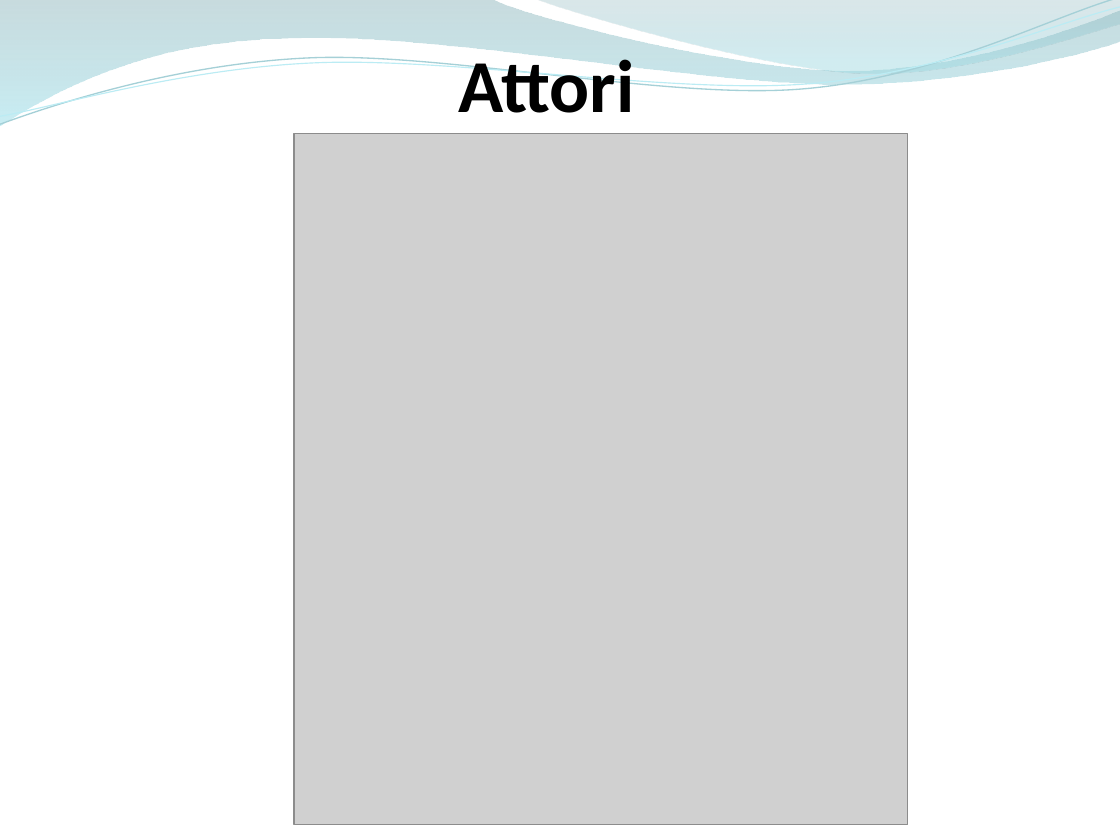
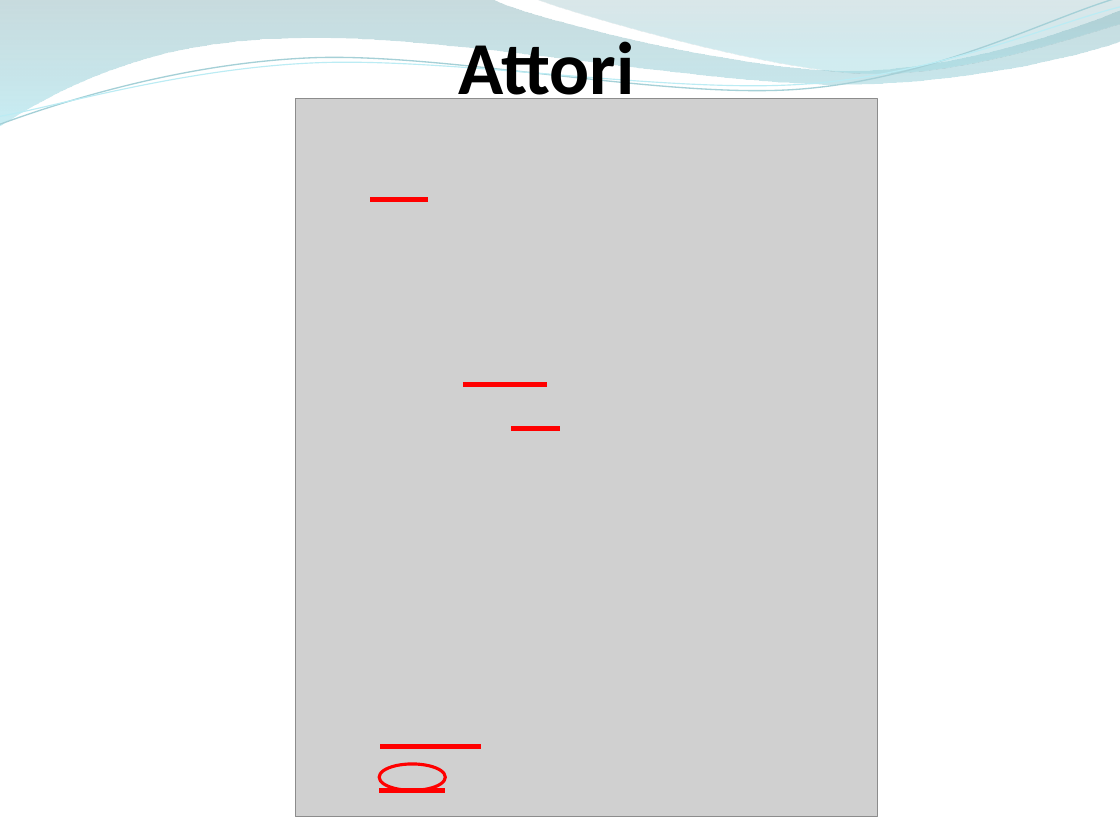
Before and after one commit to ammirate/at-silo, a slide deck: slide 3 of Presentazione/Atsilo2/Durante/Atsilo_M_PresentazioneFinale.pptx. Drawn at 1120x840 pixels with LibreOffice and Linux fonts; fonts in the diff are those of the drawing; grey boxes stand for pictures. Boxes give left, top, right and bottom in pixels: in the first picture for what was removed or moved away, otherwise in the second. Text is boxed around its words. In the diff, an @@ line names an element or a change of style, - is before the commit and + after.

```diff
--- a/Presentazione/Atsilo2/Durante/Atsilo_M_PresentazioneFinale.pptx
+++ b/Presentazione/Atsilo2/Durante/Atsilo_M_PresentazioneFinale.pptx
@@ text "Attori" rewrapped from (x1=459, y1=50, x2=635, y2=113) to (x1=459, y1=32, x2=635, y2=99) @@
@@ picture resized from (x1=295, y1=133, x2=908, y2=824) to (x1=296, y1=99, x2=878, y2=816) @@
@@ line added from (371, 199) to (428, 199), #FF0000 3 pt @@
@@ line added from (463, 385) to (547, 385), #FF0000 3 pt @@
@@ line added from (512, 429) to (560, 429), #FF0000 3 pt @@
@@ line added from (381, 746) to (480, 746), #FF0000 3 pt @@
@@ ellipse added at (x1=380, y1=764, x2=446, y2=791), outline #FF0000 2 pt @@
@@ line added from (380, 791) to (446, 791), #FF0000 3 pt @@
```
Also in this commit, not shown: 3 other slides changed.
